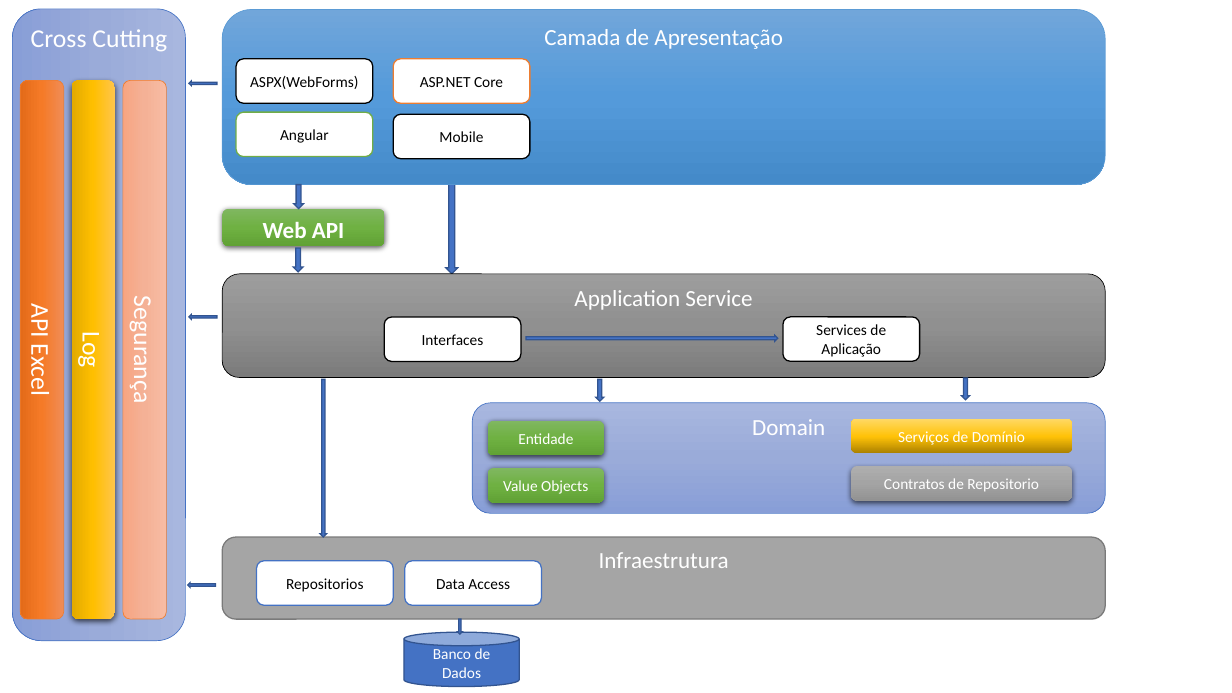
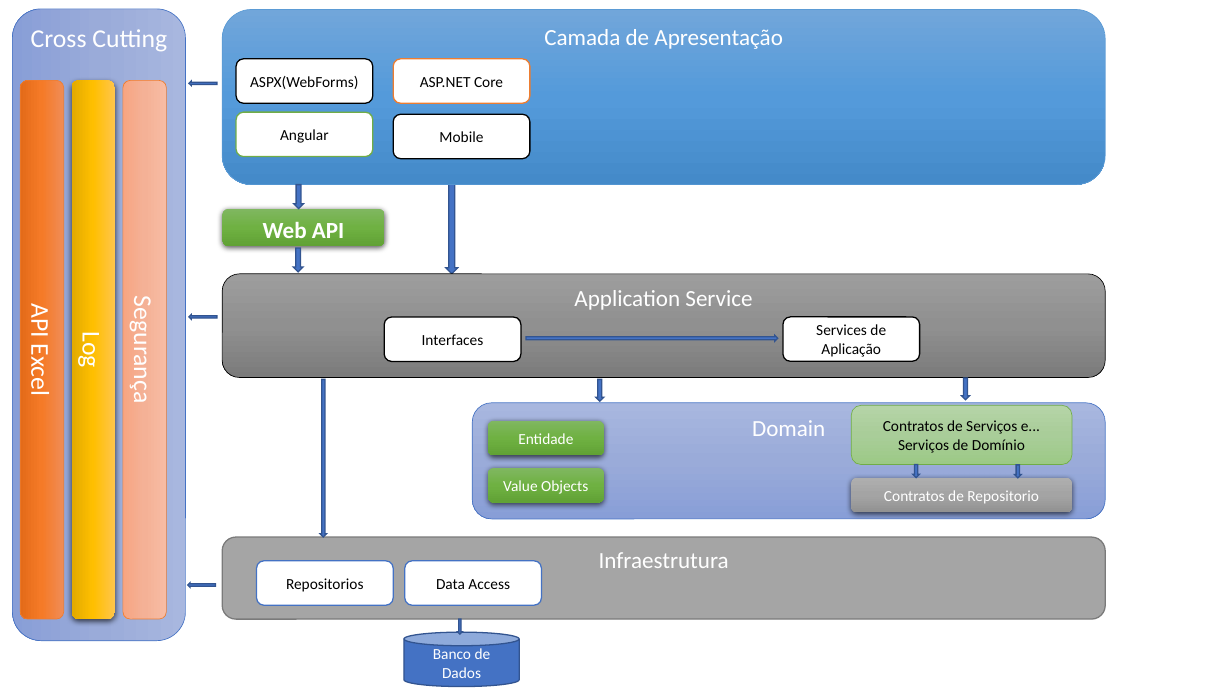
Before and after one commit to leonardosouza35/FastPayMain, a slide deck: slide 1 of Documentos/Arquitetura.pptx. Drawn at 1232x693 pixels with LibreOffice and Linux fonts; fonts in the diff are those of the drawing. Boxes give left, top, right and bottom in pixels: in the first picture for what was removed or moved away, otherwise in the second. Text is boxed around its words. In the diff, an @@ line names an element or a change of style, - is before the commit and + after.

```diff
--- a/Documentos/Arquitetura.pptx
+++ b/Documentos/Arquitetura.pptx
@@ rounded rectangle "Domain" resized from (x1=472, y1=403, x2=1105, y2=514) to (x1=472, y1=403, x2=1105, y2=519) @@
@@ rounded rectangle "Contratos de Serviços e..." resized from (x1=851, y1=419, x2=1072, y2=454) to (x1=851, y1=406, x2=1072, y2=465) @@
@@ rounded rectangle "Contratos de Serviços e..." at (x1=851, y1=406, x2=1072, y2=465): fill gradient #AB8100 to #FFC208 to #FFD966 to gradient #B5D5A7 to #AACE9A to #9CC987; outline none to #70AD47 0.5 pt @@
@@ text in rounded rectangle at (x1=883, y1=420, x2=1040, y2=434): paragraph added @@
+Contratos de Serviços e...
@@ text in rounded rectangle at (x1=898, y1=439, x2=1025, y2=453): text colour #FFFFFF to #000000 in "Serviços de Domínio" @@
@@ rounded rectangle "Contratos de Repositorio" moved from (x1=851, y1=466, x2=1072, y2=501) to (x1=851, y1=478, x2=1072, y2=513) @@
@@ down arrow added at (x1=913, y1=465, x2=920, y2=478), fill #4472C4, outline #325491 1 pt @@
@@ down arrow added at (x1=1015, y1=465, x2=1021, y2=478), fill #4472C4, outline #325491 1 pt @@
```
Also in this commit, not shown: 1 other file.
